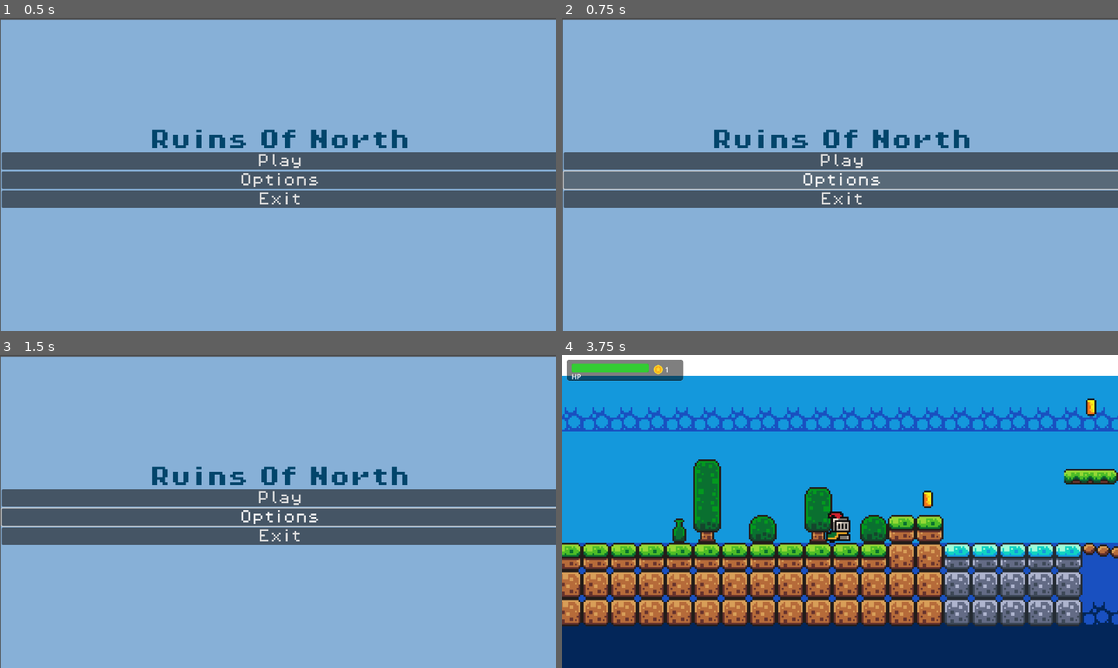
Above: before the commit, frames 1-4 (two rows, left to right).
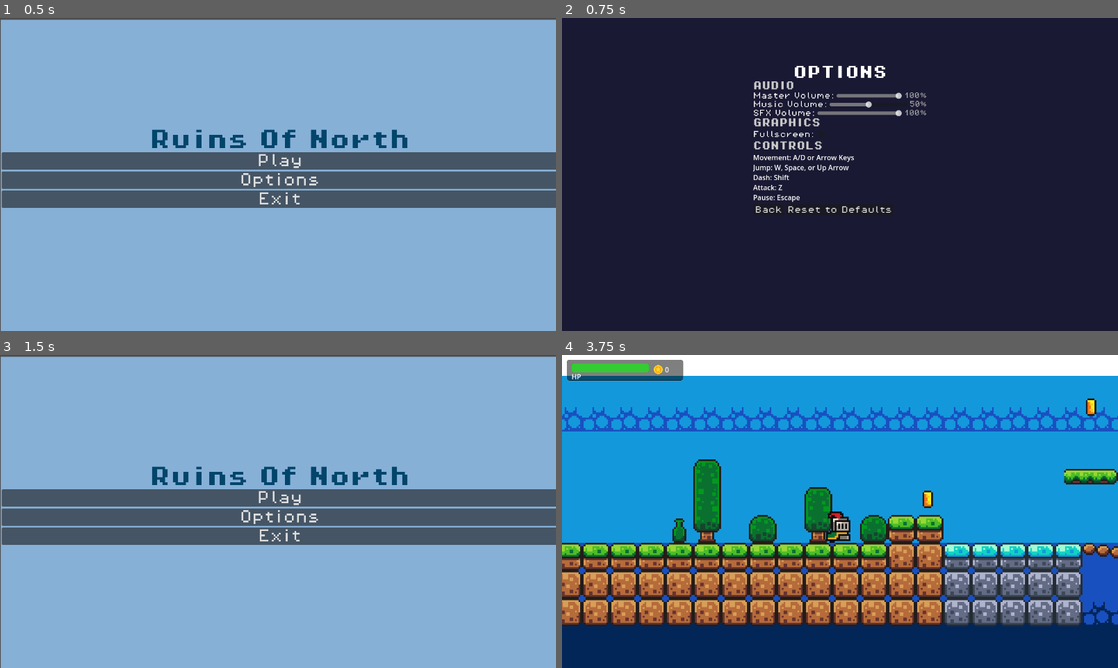
Above: after the commit, the same moments.

Repository: Kacprr/ThesisGameProject
Game: Godot game, scene res://Scenes/main_menu.tscn
The game is run twice, just before and just after one commit, with the same random seed, the same clock (stepped at 60 frames per second) and the same inputs.
Inputs (mouse positions are in pixels of both pictures, inside the frame that each line leads up to):
- Up to frame 1 (0.5 s): no input
- Up to frame 2 (0.75 s): click "Options" at 0.5 s
- Up to frame 3 (1.5 s): click (205, 545) at 1.25 s, where only the run after the commit has a clickable "Back"
- Up to frame 4 (3.75 s): click "Play" at 2 s; hold Z (attack) 2.78-3.53 s; hold Right (move_right) from 2.78 s (still down); tap Space (jump) at 3.02 s; tap Shift (dash) at 3.6 s

Frame 1 is identical in both runs. In frame 2, 100% of the frame differs, in the area x 0-100%, y 0-100%; in frame 3, 0.7%; in frame 4, less than 0.1%.
Error after the commit: Invalid assignment of property or key 'text' with value of type 'String' on a base object of type 'null instance'. (res://Scripts/game_manager.gd:25)

Commit message:
Options menu features
Added a functionality to options menu.

Diff:
--- a/ruinsofnorth/Scenes/game.tscn
+++ b/ruinsofnorth/Scenes/game.tscn
@@ -1,8 +1,7 @@
-[gd_scene load_steps=17 format=4 uid="uid://dolilhbitaa35"]
+[gd_scene load_steps=16 format=4 uid="uid://dolilhbitaa35"]
 
 [ext_resource type="PackedScene" uid="uid://cqeg14x8abmtp" path="res://Scenes/player.tscn" id="1_ebmjs"]
 [ext_resource type="Script" uid="uid://cjg6ekw8srfft" path="res://Scripts/game_manager.gd" id="1_v158k"]
-[ext_resource type="FontFile" uid="uid://dalj3asj0d324" path="res://Assets/fonts/PixelOperator8-Bold.ttf" id="2_h4fw4"]
 [ext_resource type="Texture2D" uid="uid://dnow1mg0tp1c5" path="res://Assets/sprites/world_tileset.png" id="2_qxrlw"]
 [ext_resource type="PackedScene" uid="uid://rsp58sktc00u" path="res://Scenes/platform.tscn" id="2_wrm1d"]
 [ext_resource type="PackedScene" uid="uid://dtrix88v5hmr5" path="res://Scenes/coin.tscn" id="4_3dryh"]
@@ -218,18 +217,6 @@
 unique_name_in_owner = true
 script = ExtResource("1_v158k")
 
-[node name="ScoreLabel" type="Label" parent="GameManager"]
-offset_left = 636.0
-offset_top = -60.0
-offset_right = 794.0
-offset_bottom = -41.0
-theme_override_colors/font_color = Color(2.18995e-06, 0.525056, 0.234133, 1)
-theme_override_fonts/font = ExtResource("2_h4fw4")
-theme_override_font_sizes/font_size = 8
-text = "You collected
-X coins."
-horizontal_alignment = 1
-
 [node name="HUD" parent="." instance=ExtResource("4_ldgsr")]
 
 [node name="TileMapLayers" type="TileMapLayer" parent="."]
@@ -309,15 +296,5 @@
 text = "Space to jump.
 Shift to dash."
 
-[node name="Label2" type="Label" parent="Labels"]
-offset_left = 671.0
-offset_top = -75.0
-offset_right = 757.0
-offset_bottom = -64.0
-theme_override_colors/font_color = Color(2.18995e-06, 0.525056, 0.234133, 1)
-theme_override_fonts/font = ExtResource("7_1l0tm")
-theme_override_font_sizes/font_size = 8
-text = "You Finished! "
-
 [connection signal="health_changed" from="Player" to="GameManager" method="_on_player_health_changed"]
 [connection signal="health_changed" from="Player" to="HUD" method="_on_player_health_changed"]
--- /dev/null
+++ b/ruinsofnorth/Scenes/options_menu.tscn
@@ -0,0 +1,181 @@
+[gd_scene load_steps=4 format=3 uid="uid://cei50bin7dbae"]
+
+[ext_resource type="Script" uid="uid://c0jc5kufqpm86" path="res://Scripts/options_menu.gd" id="1_options_script"]
+[ext_resource type="FontFile" uid="uid://dalj3asj0d324" path="res://Assets/fonts/PixelOperator8-Bold.ttf" id="2_font"]
+[ext_resource type="FontFile" uid="uid://0fn4even71bp" path="res://Assets/fonts/PixelOperator8.ttf" id="3_font_normal"]
+
+[node name="OptionsMenu" type="Control"]
+layout_mode = 3
+anchors_preset = 15
+anchor_right = 1.0
+anchor_bottom = 1.0
+grow_horizontal = 2
+grow_vertical = 2
+script = ExtResource("1_options_script")
+
+[node name="Background" type="ColorRect" parent="."]
+layout_mode = 1
+anchors_preset = 15
+anchor_right = 1.0
+anchor_bottom = 1.0
+grow_horizontal = 2
+grow_vertical = 2
+color = Color(0.1, 0.1, 0.2, 1)
+
+[node name="MenuContainer" type="VBoxContainer" parent="."]
+layout_mode = 1
+anchors_preset = 8
+anchor_left = 0.5
+anchor_top = 0.5
+anchor_right = 0.5
+anchor_bottom = 0.5
+offset_left = -200.0
+offset_top = -250.0
+offset_right = 200.0
+offset_bottom = 250.0
+grow_horizontal = 2
+grow_vertical = 2
+
+[node name="Title" type="Label" parent="MenuContainer"]
+layout_mode = 2
+theme_override_colors/font_color = Color(1, 1, 1, 1)
+theme_override_fonts/font = ExtResource("2_font")
+theme_override_font_sizes/font_size = 32
+text = "OPTIONS"
+horizontal_alignment = 1
+vertical_alignment = 1
+
+[node name="AudioSection" type="VBoxContainer" parent="MenuContainer"]
+layout_mode = 2
+
+[node name="AudioLabel" type="Label" parent="MenuContainer/AudioSection"]
+layout_mode = 2
+theme_override_colors/font_color = Color(0.8, 0.8, 0.8, 1)
+theme_override_fonts/font = ExtResource("2_font")
+theme_override_font_sizes/font_size = 20
+text = "AUDIO"
+
+[node name="MasterVolumeContainer" type="HBoxContainer" parent="MenuContainer/AudioSection"]
+layout_mode = 2
+
+[node name="MasterVolumeLabel" type="Label" parent="MenuContainer/AudioSection/MasterVolumeContainer"]
+layout_mode = 2
+theme_override_colors/font_color = Color(1, 1, 1, 1)
+theme_override_fonts/font = ExtResource("3_font_normal")
+theme_override_font_sizes/font_size = 16
+text = "Master Volume:"
+
+[node name="MasterVolumeSlider" type="HSlider" parent="MenuContainer/AudioSection/MasterVolumeContainer"]
+layout_mode = 2
+size_flags_horizontal = 3
+value = 100.0
+
+[node name="MasterVolumeValue" type="Label" parent="MenuContainer/AudioSection/MasterVolumeContainer"]
+layout_mode = 2
+theme_override_colors/font_color = Color(0.7, 0.7, 0.7, 1)
+theme_override_fonts/font = ExtResource("3_font_normal")
+theme_override_font_sizes/font_size = 14
+text = "100%"
+
+[node name="MusicVolumeContainer" type="HBoxContainer" parent="MenuContainer/AudioSection"]
+layout_mode = 2
+
+[node name="MusicVolumeLabel" type="Label" parent="MenuContainer/AudioSection/MusicVolumeContainer"]
+layout_mode = 2
+theme_override_colors/font_color = Color(1, 1, 1, 1)
+theme_override_fonts/font = ExtResource("3_font_normal")
+theme_override_font_sizes/font_size = 16
+text = "Music Volume:"
+
+[node name="MusicVolumeSlider" type="HSlider" parent="MenuContainer/AudioSection/MusicVolumeContainer"]
+layout_mode = 2
+size_flags_horizontal = 3
+value = 100.0
+
+[node name="MusicVolumeValue" type="Label" parent="MenuContainer/AudioSection/MusicVolumeContainer"]
+layout_mode = 2
+theme_override_colors/font_color = Color(0.7, 0.7, 0.7, 1)
+theme_override_fonts/font = ExtResource("3_font_normal")
+theme_override_font_sizes/font_size = 14
+text = "100%"
+
+[node name="SFXVolumeContainer" type="HBoxContainer" parent="MenuContainer/AudioSection"]
+layout_mode = 2
+
+[node name="SFXVolumeLabel" type="Label" parent="MenuContainer/AudioSection/SFXVolumeContainer"]
+layout_mode = 2
+theme_override_colors/font_color = Color(1, 1, 1, 1)
+theme_override_fonts/font = ExtResource("3_font_normal")
+theme_override_font_sizes/font_size = 16
+text = "SFX Volume:"
+
+[node name="SFXVolumeSlider" type="HSlider" parent="MenuContainer/AudioSection/SFXVolumeContainer"]
+layout_mode = 2
+size_flags_horizontal = 3
+value = 100.0
+
+[node name="SFXVolumeValue" type="Label" parent="MenuContainer/AudioSection/SFXVolumeContainer"]
+layout_mode = 2
+theme_override_colors/font_color = Color(0.7, 0.7, 0.7, 1)
+theme_override_fonts/font = ExtResource("3_font_normal")
+theme_override_font_sizes/font_size = 14
+text = "100%"
+
+[node name="GraphicsSection" type="VBoxContainer" parent="MenuContainer"]
+layout_mode = 2
+
+[node name="GraphicsLabel" type="Label" parent="MenuContainer/GraphicsSection"]
+layout_mode = 2
+theme_override_colors/font_color = Color(0.8, 0.8, 0.8, 1)
+theme_override_fonts/font = ExtResource("2_font")
+theme_override_font_sizes/font_size = 20
+text = "GRAPHICS"
+
+[node name="FullscreenContainer" type="HBoxContainer" parent="MenuContainer/GraphicsSection"]
+layout_mode = 2
+
+[node name="FullscreenLabel" type="Label" parent="MenuContainer/GraphicsSection/FullscreenContainer"]
+layout_mode = 2
+theme_override_colors/font_color = Color(1, 1, 1, 1)
+theme_override_fonts/font = ExtResource("3_font_normal")
+theme_override_font_sizes/font_size = 16
+text = "Fullscreen:"
+
+[node name="FullscreenCheckBox" type="CheckBox" parent="MenuContainer/GraphicsSection/FullscreenContainer"]
+layout_mode = 2
+
+[node name="ControlsSection" type="VBoxContainer" parent="MenuContainer"]
+layout_mode = 2
+
+[node name="ControlsLabel" type="Label" parent="MenuContainer/ControlsSection"]
+layout_mode = 2
+theme_override_colors/font_color = Color(0.8, 0.8, 0.8, 1)
+theme_override_fonts/font = ExtResource("2_font")
+theme_override_font_sizes/font_size = 20
+text = "CONTROLS"
+
+[node name="ControlsText" type="RichTextLabel" parent="MenuContainer/ControlsSection"]
+custom_minimum_size = Vector2(0, 100)
+layout_mode = 2
+bbcode_enabled = true
+text = "[color=white]Movement:[/color] A/D or Arrow Keys
+[color=white]Jump:[/color] W, Space, or Up Arrow
+[color=white]Dash:[/color] Shift
+[color=white]Attack:[/color] Z
+[color=white]Pause:[/color] Escape"
+fit_content = true
+
+[node name="ButtonContainer" type="HBoxContainer" parent="MenuContainer"]
+layout_mode = 2
+
+[node name="BackButton" type="Button" parent="MenuContainer/ButtonContainer"]
+layout_mode = 2
+theme_override_fonts/font = ExtResource("3_font_normal")
+theme_override_font_sizes/font_size = 18
+text = "Back"
+
+[node name="ResetButton" type="Button" parent="MenuContainer/ButtonContainer"]
+layout_mode = 2
+theme_override_fonts/font = ExtResource("3_font_normal")
+theme_override_font_sizes/font_size = 18
+text = "Reset to Defaults"
--- a/ruinsofnorth/Scripts/main_menu.gd
+++ b/ruinsofnorth/Scripts/main_menu.gd
@@ -4,7 +4,8 @@
 	get_tree().change_scene_to_file("res://Scenes/game.tscn") #main game scene
 
 func _on_options_button_pressed():
-	print("Options selected") # Can later link to options screen
+	print("Opening options...")
+	get_tree().change_scene_to_file("res://Scenes/options_menu.tscn")
 
 func _on_exit_button_pressed():
 	get_tree().quit()
--- /dev/null
+++ b/ruinsofnorth/Scripts/options_menu.gd
@@ -0,0 +1,97 @@
+extends Control
+
+@onready var master_volume_slider: HSlider = $MenuContainer/AudioSection/MasterVolumeContainer/MasterVolumeSlider
+@onready var master_volume_value: Label = $MenuContainer/AudioSection/MasterVolumeContainer/MasterVolumeValue
+@onready var music_volume_slider: HSlider = $MenuContainer/AudioSection/MusicVolumeContainer/MusicVolumeSlider
+@onready var music_volume_value: Label = $MenuContainer/AudioSection/MusicVolumeContainer/MusicVolumeValue
+@onready var sfx_volume_slider: HSlider = $MenuContainer/AudioSection/SFXVolumeContainer/SFXVolumeSlider
+@onready var sfx_volume_value: Label = $MenuContainer/AudioSection/SFXVolumeContainer/SFXVolumeValue
+@onready var fullscreen_checkbox: CheckBox = $MenuContainer/GraphicsSection/FullscreenContainer/FullscreenCheckBox
+@onready var back_button: Button = $MenuContainer/ButtonContainer/BackButton
+@onready var reset_button: Button = $MenuContainer/ButtonContainer/ResetButton
+
+# Audio bus indices
+const MASTER_BUS = 0
+const MUSIC_BUS = 1
+const SFX_BUS = 2
+
+func _ready():
+	# Connect signals
+	master_volume_slider.value_changed.connect(_on_master_volume_changed)
+	music_volume_slider.value_changed.connect(_on_music_volume_changed)
+	sfx_volume_slider.value_changed.connect(_on_sfx_volume_changed)
+	fullscreen_checkbox.toggled.connect(_on_fullscreen_toggled)
+	back_button.pressed.connect(_on_back_pressed)
+	reset_button.pressed.connect(_on_reset_pressed)
+
+	# Load saved settings
+	_load_settings()
+
+func _load_settings():
+	# Load audio settings
+	var master_vol = AudioServer.get_bus_volume_db(MASTER_BUS)
+	master_volume_slider.value = _db_to_percent(master_vol)
+	_update_volume_display(master_volume_value, master_volume_slider.value)
+
+	var music_vol = AudioServer.get_bus_volume_db(MUSIC_BUS)
+	music_volume_slider.value = _db_to_percent(music_vol)
+	_update_volume_display(music_volume_value, music_volume_slider.value)
+
+	var sfx_vol = AudioServer.get_bus_volume_db(SFX_BUS)
+	sfx_volume_slider.value = _db_to_percent(sfx_vol)
+	_update_volume_display(sfx_volume_value, sfx_volume_slider.value)
+
+	# Load graphics settings
+	fullscreen_checkbox.button_pressed = DisplayServer.window_get_mode() == DisplayServer.WINDOW_MODE_FULLSCREEN
+
+func _on_master_volume_changed(value: float):
+	AudioServer.set_bus_volume_db(MASTER_BUS, _percent_to_db(value))
+	_update_volume_display(master_volume_value, value)
+
+func _on_music_volume_changed(value: float):
+	AudioServer.set_bus_volume_db(MUSIC_BUS, _percent_to_db(value))
+	_update_volume_display(music_volume_value, value)
+
+func _on_sfx_volume_changed(value: float):
+	AudioServer.set_bus_volume_db(SFX_BUS, _percent_to_db(value))
+	_update_volume_display(sfx_volume_value, value)
+
+func _on_fullscreen_toggled(enabled: bool):
+	if enabled:
+		DisplayServer.window_set_mode(DisplayServer.WINDOW_MODE_FULLSCREEN)
+	else:
+		DisplayServer.window_set_mode(DisplayServer.WINDOW_MODE_WINDOWED)
+
+func _on_back_pressed():
+	get_tree().change_scene_to_file("res://Scenes/main_menu.tscn")
+
+func _on_reset_pressed():
+	# Reset audio to default
+	AudioServer.set_bus_volume_db(MASTER_BUS, 0.0)
+	AudioServer.set_bus_volume_db(MUSIC_BUS, 0.0)
+	AudioServer.set_bus_volume_db(SFX_BUS, 0.0)
+
+	# Reset graphics to default
+	DisplayServer.window_set_mode(DisplayServer.WINDOW_MODE_WINDOWED)
+
+	# Update UI
+	_load_settings()
+
+func _update_volume_display(label: Label, value: float):
+	label.text = str(int(value)) + "%"
+
+func _percent_to_db(percent: float) -> float:
+	# Convert 0-100 to -60 to 0 dB range
+	if percent <= 0:
+		return -60.0
+	return -60.0 + (percent / 100.0) * 60.0
+
+func _db_to_percent(db: float) -> float:
+	# Convert -60 to 0 dB to 0-100 range
+	if db <= -60.0:
+		return 0.0
+	return ((db + 60.0) / 60.0) * 100.0
+
+func _input(event):
+	if event.is_action_pressed("ui_cancel"):
+		_on_back_pressed()
--- /dev/null
+++ b/ruinsofnorth/audio_bus_layout.tres
@@ -0,0 +1,5 @@
+[gd_resource type="AudioBusLayout" format=3]
+
+[resource]
+bus/1/name = &"Music"
+bus/2/name = &"SFX"
Not shown, added: ruinsofnorth/Scripts/options_menu.gd.uid
